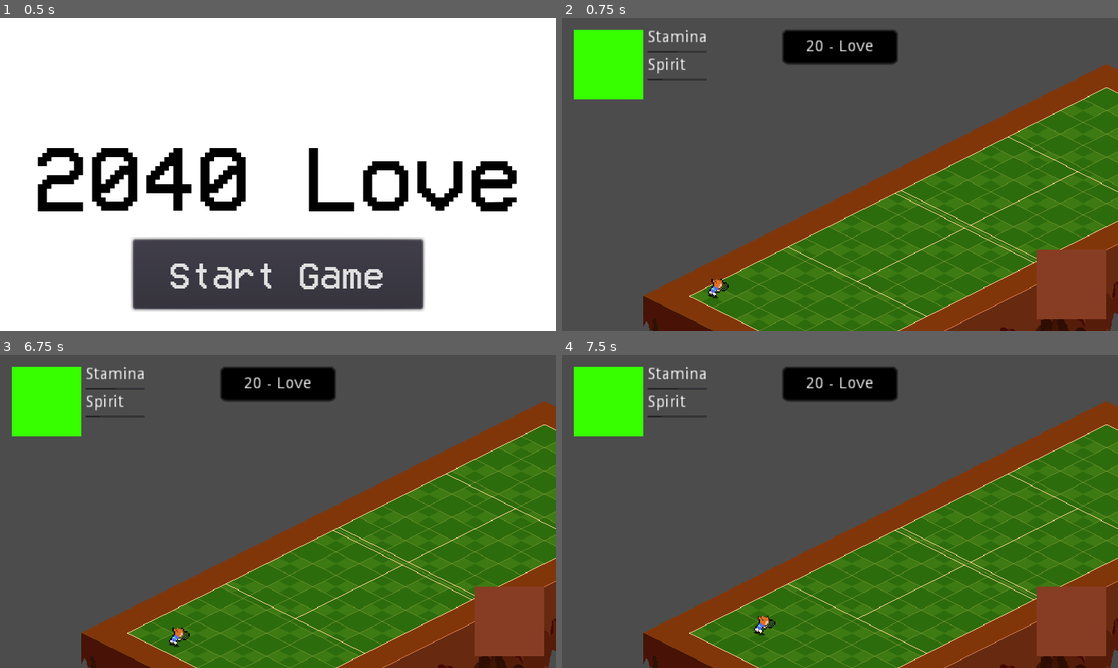
Above: before the commit, frames 1-4 (two rows, left to right).
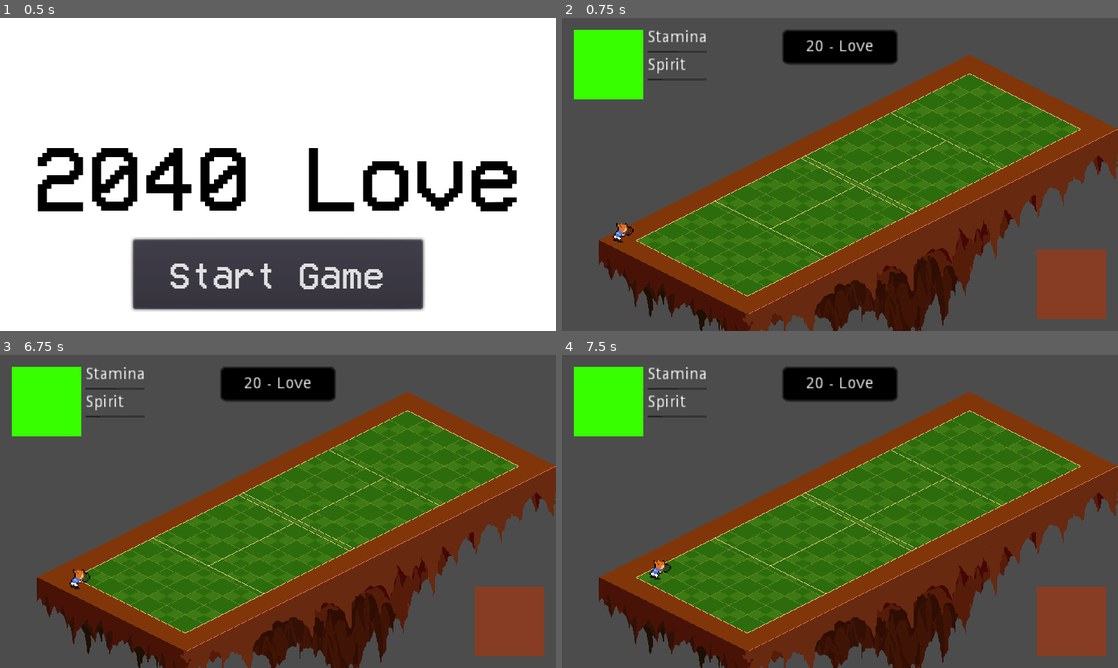
Above: after the commit, the same moments.

Repository: flarkminator/HF_01
Game: Godot game, scene res://content/interface/TitleScreen.tscn
The game is run twice, just before and just after one commit, with the same random seed, the same clock (stepped at 60 frames per second) and the same inputs.
Inputs:
- Up to frame 1 (0.5 s): no input
- Up to frame 2 (0.75 s): click "Start Game" at 0.5 s
- Up to frame 3 (6.75 s): tap Enter at 1.25, 2.75, 4.25 s; hold Right (ui_right) 1.28-2.03 s; tap Space at 2, 3.5, 5 s; hold Down (ui_down) 2.03-2.78 s; hold Right (ui_right) 2.78-3.53 s; hold Up (ui_up) 3.53-4.28 s; hold Left (ui_left) 4.28-5.78 s; hold Down (ui_down) 5.78-6.53 s; hold Right (ui_right) from 6.53 s (still down)
- Up to frame 4 (7.5 s): release Right (ui_right) at 7.28 s; hold Up (ui_up) from 7.28 s (still down)

Frame 1 is identical in both runs. In frame 2, 52% of the frame differs, in the area x 6-100%, y 11-100%; in frame 3, 51%; in frame 4, 52%.

Commit message:
Finally fixed the position and scale of the court to match the new scale of the player. The ball is now fucking massive in comparison, but this is a starting point.

Diff:
--- a/content/levels/tennis_courts/CourtRoot.tscn
+++ b/content/levels/tennis_courts/CourtRoot.tscn
@@ -27,10 +27,11 @@
 [node name="Gameplay_Container" type="Node" parent="."]
 
 [node name="Camera2D" type="Camera2D" parent="Gameplay_Container"]
-position = Vector2( 320, 180 )
+visible = false
+position = Vector2( 240, 135 )
 
 [node name="SpawnPoint_Player" type="Node2D" parent="Gameplay_Container"]
-position = Vector2( 110, 240 )
+position = Vector2( 32, 192 )
 
 [node name="SpawnPoint_Opponent" type="Node2D" parent="Gameplay_Container"]
 position = Vector2( 556.006, 148.667 )
--- a/content/levels/tennis_courts/CourtScene_Grass.tscn
+++ b/content/levels/tennis_courts/CourtScene_Grass.tscn
@@ -6,8 +6,8 @@
 
 [node name="court_grass" type="Sprite" parent="."]
 modulate = Color( 1, 0.823529, 0.572549, 1 )
-position = Vector2( 350, 180 )
-scale = Vector2( 0.625, 0.625 )
+position = Vector2( 256, 144 )
+scale = Vector2( 0.5, 0.5 )
 texture = ExtResource( 1 )
 
 [node name="ReferenceRect" type="ReferenceRect" parent="."]
--- a/utils/Global.gd
+++ b/utils/Global.gd
@@ -2,9 +2,9 @@
 #warning-ignore-all:unused_class_variable
 #warning-ignore-all:unused_argument
 
-var PixelsPerTile_x = 64 * 0.625
-var PixelsPerTile_y = 32 * 0.625
-var PixelsPerMeter = 26.095 * 0.625
+var PixelsPerTile_x = 64 * 0.5
+var PixelsPerTile_y = 32 * 0.5
+var PixelsPerMeter = 26.095 * 0.5
 
 var angle_of_tileMap = deg2rad(26.57) # from degrees into radians
 var meter2pixel_scalar = cos(angle_of_tileMap)
